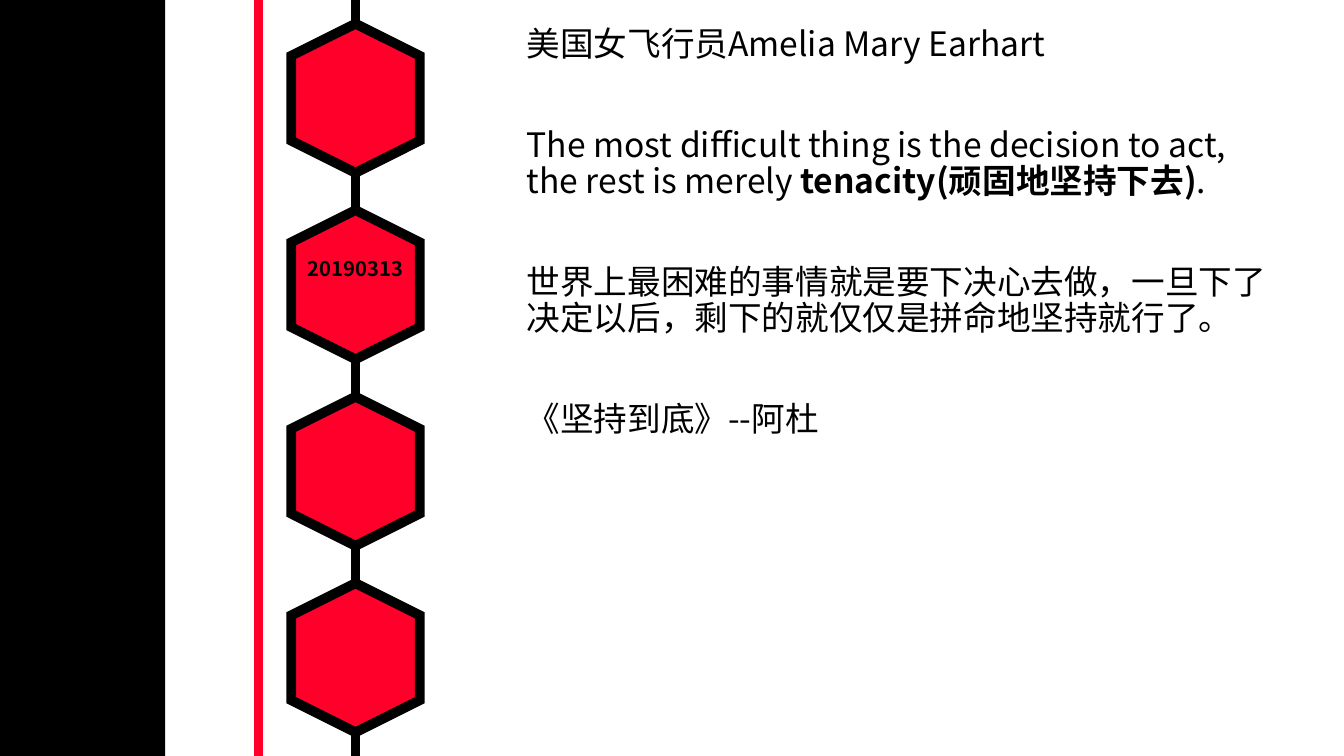
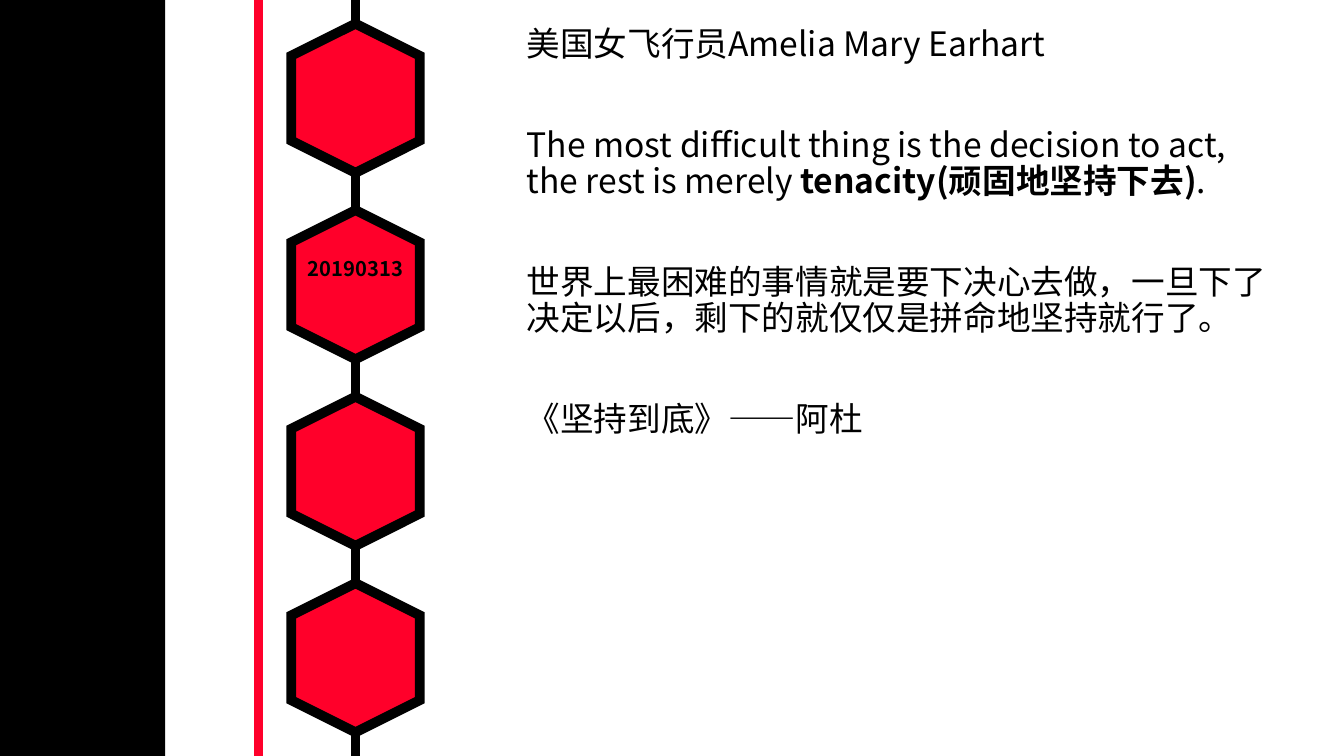
Before and after one commit to MarkShen1992/PPT-template, a slide deck: slide 7 of morning reading/iridescent english sentenses.pptx. Drawn at 1344x756 pixels with LibreOffice and Linux fonts; fonts in the diff are those of the drawing. Boxes give left, top, right and bottom in pixels: in the first picture for what was removed or moved away, otherwise in the second. Text is boxed around its words. In the diff, an @@ line names an element or a change of style, - is before the commit and + after.

```diff
--- a/morning reading/iridescent english sentenses.pptx
+++ b/morning reading/iridescent english sentenses.pptx
@@ text at (527, 402, 863, 434): text changed @@
-《坚持到底》--阿杜
+《坚持到底》——阿杜
```
Also in this commit, not shown: 3 other slides changed, 2 slides added.
